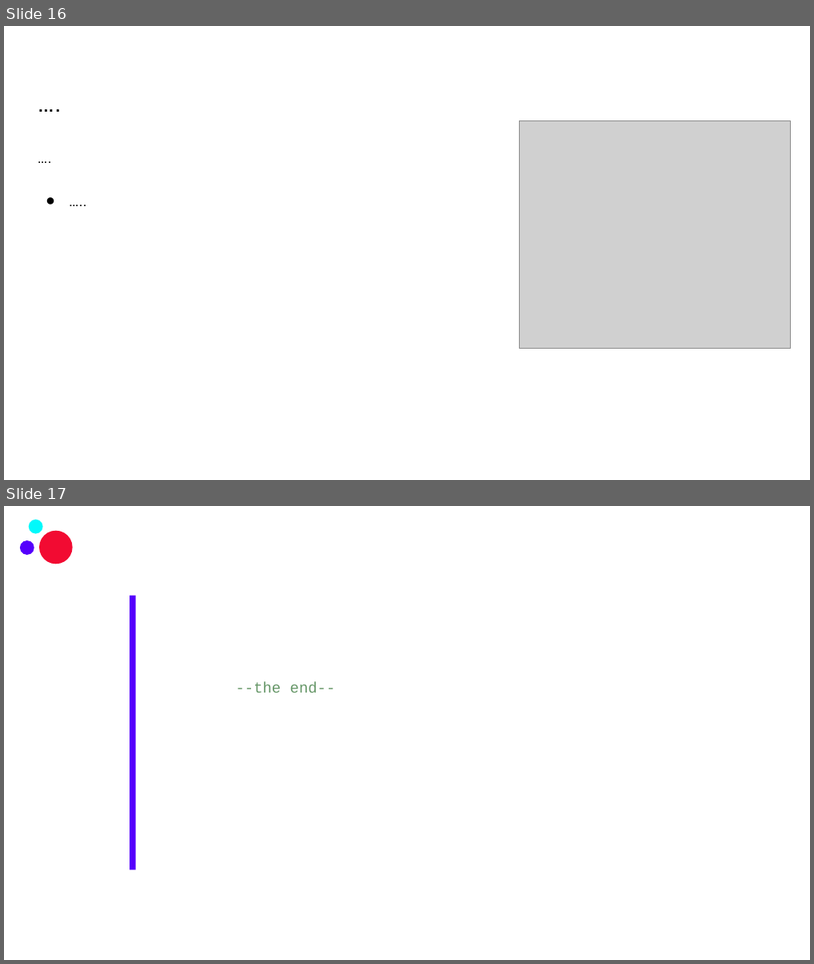
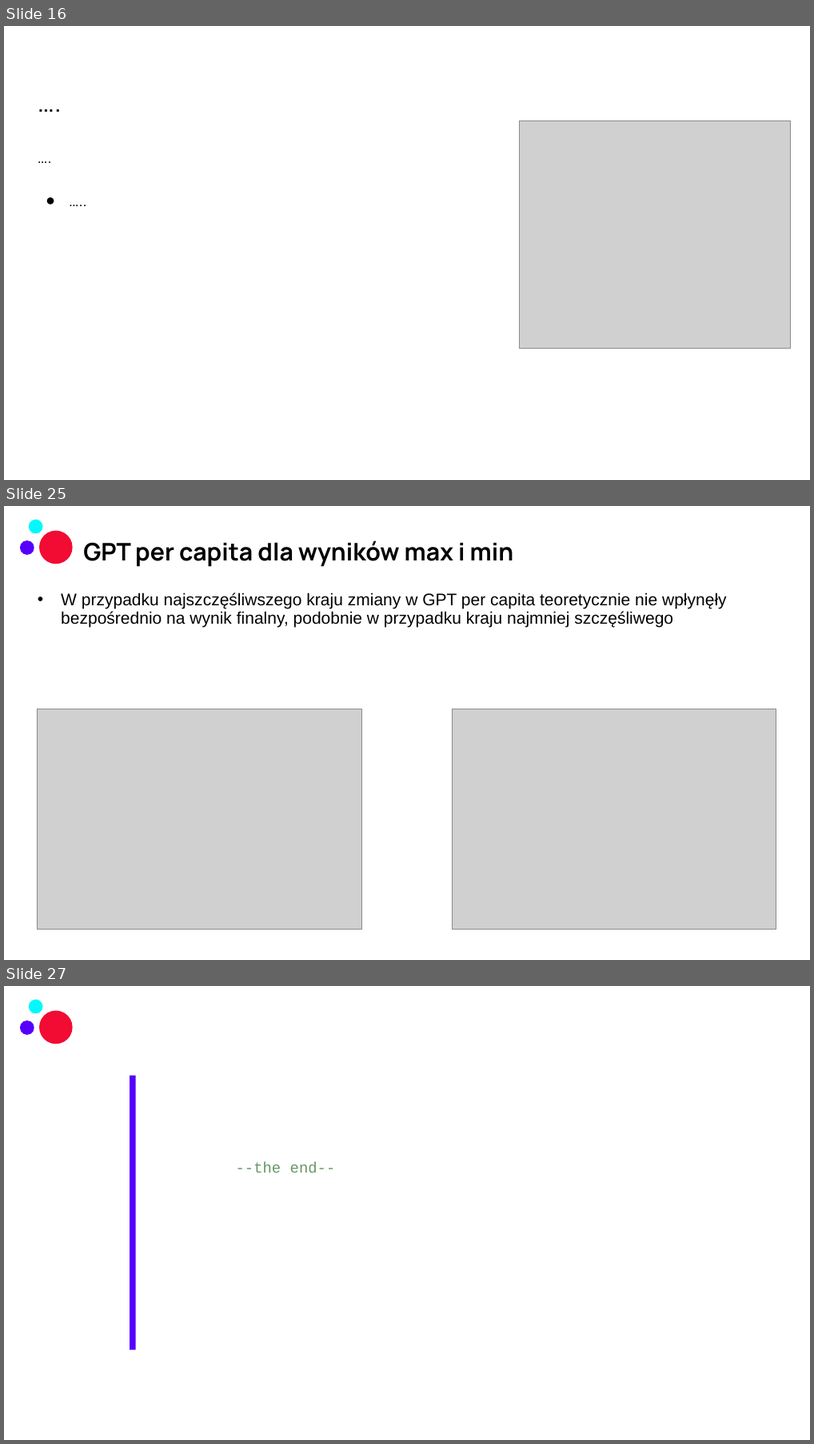
Before and after one commit to infoshareacademy/jdszr14-Tylda, a slide deck: robocza_prezentacja/Project.1.Happiness.by.Tylda_ROBOCZA_ver1.pptx. Shown one above the other, each under a label of ours: slides 16 and 17 before the commit, slides 16, 25 and 27 after it; the slides between them are not shown. The pictures are 814x964 and 814x1444 pixels, drawn with LibreOffice and Linux fonts; fonts in the diff are those of the drawing; grey boxes stand for pictures; background and template pictures are left out. Boxes give left, top, right and bottom in pixels: in the first picture for what was removed or moved away, otherwise in the second. Text is boxed around its words. In the diff, an @@ line names an element or a change of style, - is before the commit and + after.

Commit message:
zmiany w prezentacji; nowe analizy z tableau

```diff
--- a/robocza_prezentacja/Project.1.Happiness.by.Tylda_ROBOCZA_ver1.pptx
+++ b/robocza_prezentacja/Project.1.Happiness.by.Tylda_ROBOCZA_ver1.pptx
@@ slide 25 added at (x1=4, y1=506, x2=810, y2=960), background picture (left out); not listed: 3 template elements that a slide beside it also shows @@
@@ title added at (x1=83, y1=540, x2=514, y2=567), 28.8 pt, text #000000, bold @@
+GPT per capita dla wyników max i min
@@ text added at (x1=61, y1=592, x2=727, y2=627), 20 pt, text #000000 @@
+• W przypadku najszczęśliwszego kraju zmiany w GPT per capita teoretycznie nie wpłynęły bezpośrednio na wynik finalny, podobnie w przypadku kraju najmniej szczęśliwego
@@ picture added at (x1=37, y1=708, x2=362, y2=929) @@
@@ picture added at (x1=453, y1=708, x2=777, y2=929) @@
@@ what was slide 17 is now slide 27 @@
```
Also in this commit, not shown: 1 slide changed, 9 other slides added.
